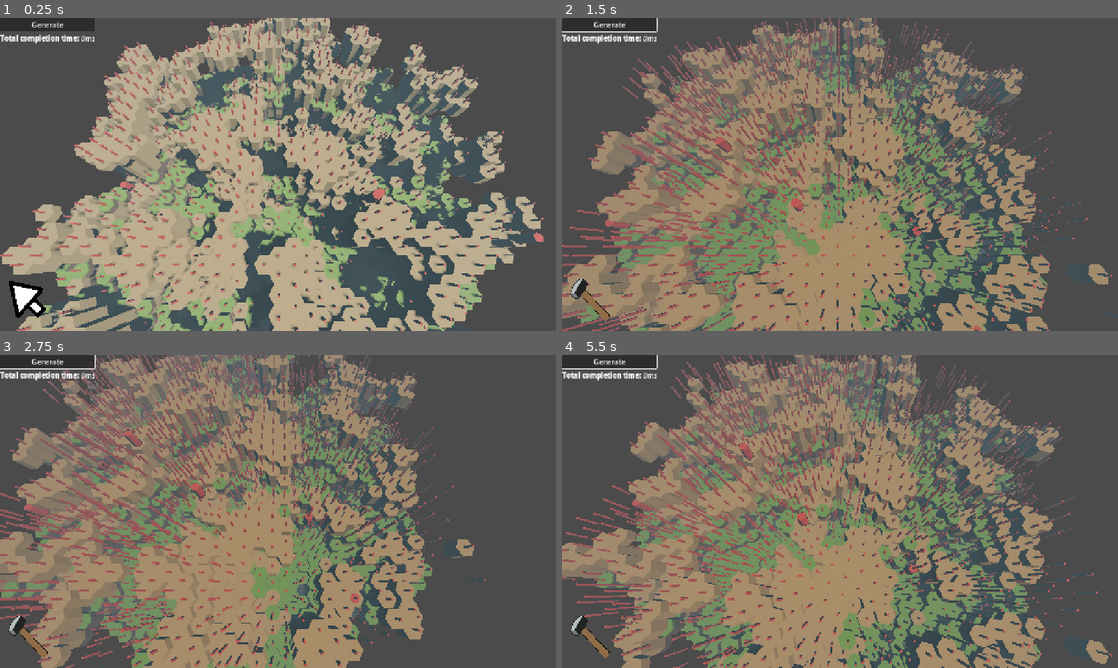
Above: before the commit, frames 1-4 (two rows, left to right).
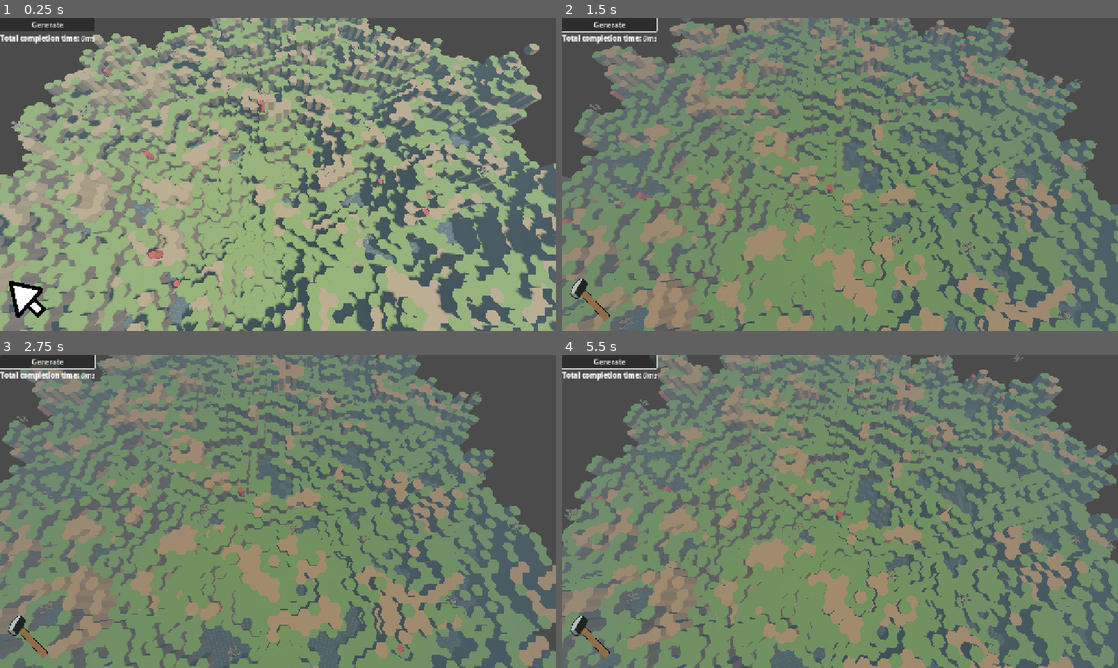
Above: after the commit, the same moments.

Repository: nornaro/VoxelsBeta
Game: Godot game, scene res://scenes/GameScene.tscn
Two runs of this game, one before a commit and one after it. Both use one fixed random seed, a clock stepped at 60 frames per second and the inputs below. Before the commit the project starts from res://scenes/loading_scene.tscn.
Inputs (mouse positions are in pixels of both pictures, inside the frame that each line leads up to):
- Up to frame 1 (0.25 s): no input
- Up to frame 2 (1.5 s): click "Generate" at 0.5 s; tap Enter at 1.25 s; move the mouse to (962, 158) at 1.27 s; hold D (MoveRight) from 1.28 s (still down); tap 2 (Build) at 1.35 s; click (962, 158) at 1.42 s
- Up to frame 3 (2.75 s): move the mouse to (166, 527) at 2.02 s; release D (MoveRight) at 2.03 s; hold S (MoveBackwards) from 2.03 s (still down); tap 2 (Build) at 2.1 s
- Up to frame 4 (5.5 s): move the mouse to (895, 442) at 2.77 s; release S (MoveBackwards) at 2.78 s; hold D (MoveRight) 2.78-3.53 s; click (895, 442) at 2.85 s; tap 2 (Build) every 0.75 s from 3.05 to 5.3 s; move the mouse to (812, 574) at 3.52 s; hold W (MoveForward) 3.53-4.28 s; right-click (812, 574) at 3.6 s; click (812, 574) at 3.67 s; move the mouse to (1006, 558) at 4.27 s; hold Q (RotateCameraLeft) 4.28-5.03 s; hold A (MoveLeft) from 4.28 s (still down); move the mouse to (673, 464) at 5.02 s; tap E (RotateCameraRight) at 5.1 s

The runs differ from the first frame. In frame 1, 71% of the frame differs, in the area x 0-100%, y 0-100%; in frame 2, 70%; in frame 3, 70%; in frame 4, 71%.

Commit message:
remove loading scene

Diff:
--- a/Resources/GenerationSettings/test.tres
+++ b/Resources/GenerationSettings/test.tres
@@ -13,9 +13,9 @@
 
 [resource]
 script = ExtResource("1_eiv65")
-radius = 18
-max_height = 18
-terrace_steps = 0
+radius = 32
+max_height = 24
+terrace_steps = 3
 remove_overhang = false
 noise_height_bias = 0.25
 flat_buffer = false
--- a/project.godot
+++ b/project.godot
@@ -11,7 +11,7 @@
 [application]
 
 config/name="VoxelsBeta"
-run/main_scene="uid://yg6rod7wudrh"
+run/main_scene="uid://bbqxpsy3vniy8"
 config/features=PackedStringArray("4.5", "Forward Plus")
 config/icon="res://icon.svg"
 
--- a/scenes/GameScene.tscn
+++ b/scenes/GameScene.tscn
@@ -80,11 +80,10 @@
 
 [node name="Builder" type="Node" parent="."]
 
-[node name="WorldGenerator" type="Node" parent="Builder" node_paths=PackedStringArray("object_placer", "loading_container")]
+[node name="WorldGenerator" type="Node" parent="Builder" node_paths=PackedStringArray("object_placer")]
 script = ExtResource("3_davhy")
 settings = ExtResource("4_58wc8")
 object_placer = NodePath("../ObjectPlacer")
-loading_container = NodePath("../../Control/CenterContainer")
 
 [node name="ObjectPlacer" type="Node" parent="Builder"]
 script = ExtResource("9_p13dw")
@@ -126,24 +125,6 @@
 scroll_active = false
 autowrap_mode = 0
 
-[node name="CenterContainer" type="CenterContainer" parent="Control"]
-layout_mode = 1
-anchors_preset = 8
-anchor_left = 0.5
-anchor_top = 0.5
-anchor_right = 0.5
-anchor_bottom = 0.5
-offset_left = 541.0
-offset_top = 262.0
-offset_right = 581.0
-offset_bottom = 302.0
-grow_horizontal = 2
-grow_vertical = 2
-
-[node name="Label" type="Label" parent="Control/CenterContainer"]
-layout_mode = 2
-text = "Loading..."
-
 [node name="TextureRect" type="TextureRect" parent="Control"]
 layout_mode = 1
 anchors_preset = 2
--- a/scenes/loading_scene.gd
+++ /dev/null
@@ -1,10 +0,0 @@
-extends Control
-
-const GAME_SCENE = preload("res://scenes/GameScene.tscn")
-
-func _ready() -> void:
-	await get_tree().create_timer(0.1).timeout
-	call_deferred("load_main_scene")
-
-func load_main_scene():
-	get_tree().change_scene_to_packed(GAME_SCENE)
--- a/scenes/loading_scene.tscn
+++ /dev/null
@@ -1,34 +0,0 @@
-[gd_scene load_steps=3 format=3 uid="uid://yg6rod7wudrh"]
-
-[ext_resource type="Script" uid="uid://dm81pon7f4u1a" path="res://scenes/loading_scene.gd" id="1_v0di8"]
-
-[sub_resource type="LabelSettings" id="LabelSettings_v0di8"]
-font_size = 64
-
-[node name="LoadingScene" type="Control"]
-layout_mode = 3
-anchors_preset = 15
-anchor_right = 1.0
-anchor_bottom = 1.0
-grow_horizontal = 2
-grow_vertical = 2
-script = ExtResource("1_v0di8")
-
-[node name="CenterContainer" type="CenterContainer" parent="."]
-layout_mode = 1
-anchors_preset = 8
-anchor_left = 0.5
-anchor_top = 0.5
-anchor_right = 0.5
-anchor_bottom = 0.5
-offset_left = -20.0
-offset_top = -20.0
-offset_right = 20.0
-offset_bottom = 20.0
-grow_horizontal = 2
-grow_vertical = 2
-
-[node name="Label" type="Label" parent="CenterContainer"]
-layout_mode = 2
-text = "Loading..."
-label_settings = SubResource("LabelSettings_v0di8")
--- a/scripts/WorldGen/world_gen.gd
+++ b/scripts/WorldGen/world_gen.gd
@@ -4,19 +4,16 @@
 @export var settings : GenerationSettings
 @export_category("Dependencies")
 @export var object_placer : ObjectPlacer
-@export var pfinder : Pathfinder
 @onready var interaction_tracker: Node3D = $"../Interaction_tracker"
 @onready var chunks: Node3D = $"../../Chunks"
 
 #UI
 @onready var label: RichTextLabel = $"../../Control/VBoxContainer/RichTextLabel"
-@export var loading_container: CenterContainer
 
 
 ## Starting point: Generate a random seed, create the tiles, place POI's
 func _ready() -> void:
 	WorldMap.clear_map()
-	loading_container.visible = true
 	WorldMap.world_settings = settings
 	init_seed()
 	var children = chunks.get_children() + get_children()
@@ -58,9 +55,7 @@
 
 	print_generation_results(starttime, interval)
 	interaction_tracker.init()
-	loading_container.visible = false
-
-	Debugger.draw_voxel_dictionary(WorldMap.surface_layer)
+	#Debugger.draw_voxel_dictionary(WorldMap.surface_layer)
 
 
 ## This mess of a function loops through the timing results of generate_world and prints them
--- a/scripts/pathfinder.gd
+++ b/scripts/pathfinder.gd
@@ -25,7 +25,7 @@
 		var current_pos = current_voxel.grid_position_xyz
 		var neighbor_positions = VoxelData.get_tile_neighbor_table(current_pos.x)
 
-		# Search horizontally + vertically (within climb range)
+		# search horizontally and vertically within climb range
 		for dir_2d: Vector2i in neighbor_positions:
 			for dy in range(-unit.max_height_movement, unit.max_height_movement + 1):
 				var neighbor = Vector3i(
Not shown, removed: scenes/loading_scene.gd.uid
